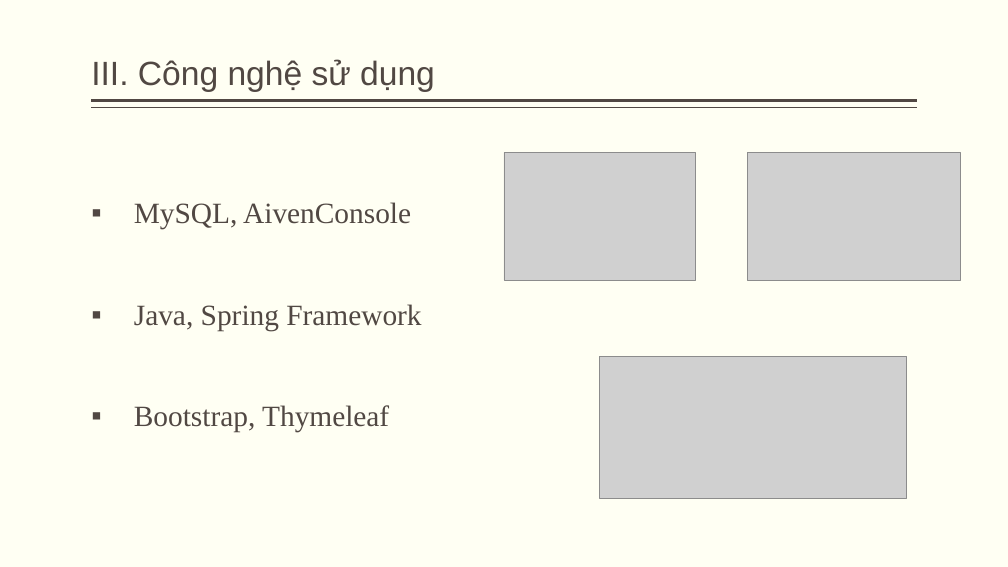
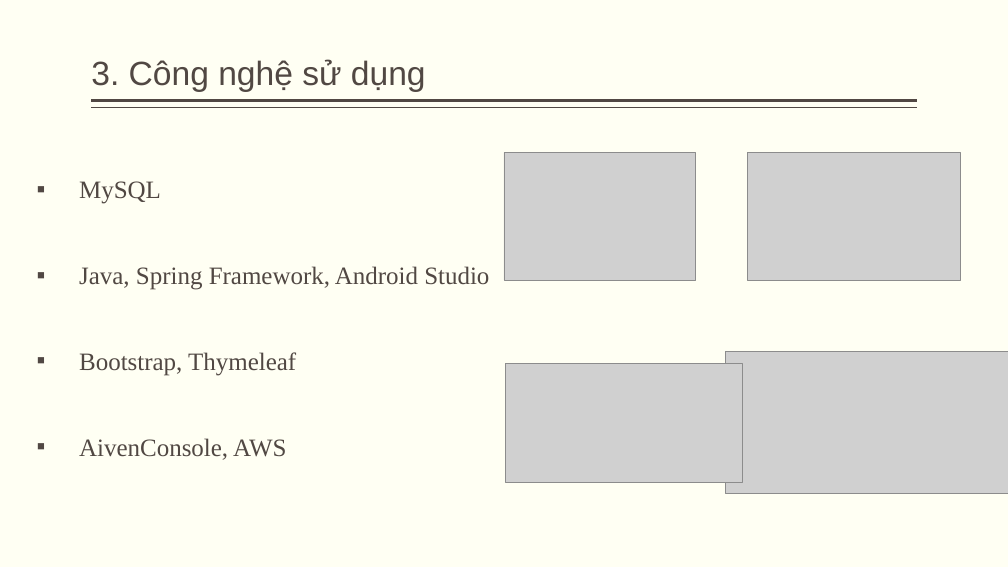
Before and after one commit to neekon2508/DATN, a slide deck: slide 10 of Document/bao-ao-do-an-tot-nghiep.pptx. Drawn at 1008x567 pixels with LibreOffice and Linux fonts; fonts in the diff are those of the drawing; grey boxes stand for pictures. Boxes give left, top, right and bottom in pixels: in the first picture for what was removed or moved away, otherwise in the second. Text is boxed around its words. In the diff, an @@ line names an element or a change of style, - is before the commit and + after.

```diff
--- a/Document/bao-ao-do-an-tot-nghiep.pptx
+++ b/Document/bao-ao-do-an-tot-nghiep.pptx
@@ title at <box>91,59,426,92</box>: text changed @@
-III. Công nghệ sử dụng
+3. Công nghệ sử dụng
@@ text "MySQL": place and size @@
-text "MySQL" at <box>134,202,421,432</box>
+text "MySQL" at <box>79,181,489,460</box>
@@ text at <box>79,181,489,290</box>: text changed; size 28 to 23.8 pt @@
-▪ MySQL, AivenConsole
-▪ Java, Spring Framework
+▪ MySQL
+▪ Java, Spring Framework, Android Studio
@@ text at <box>79,352,296,376</box>: size 28 to 23.8 pt in "Bootstrap, Thymeleaf"; line spacing 0.9 to 0.8 @@
@@ picture: place and size @@
-picture at <box>600,356,907,498</box>
+picture at <box>725,352,1008,494</box>
@@ picture added at <box>505,364,742,482</box> @@
@@ text at <box>79,438,287,460</box>: paragraph added @@
+▪ AivenConsole, AWS
```
Also in this commit, not shown: 15 other slides changed, 1 other file.
